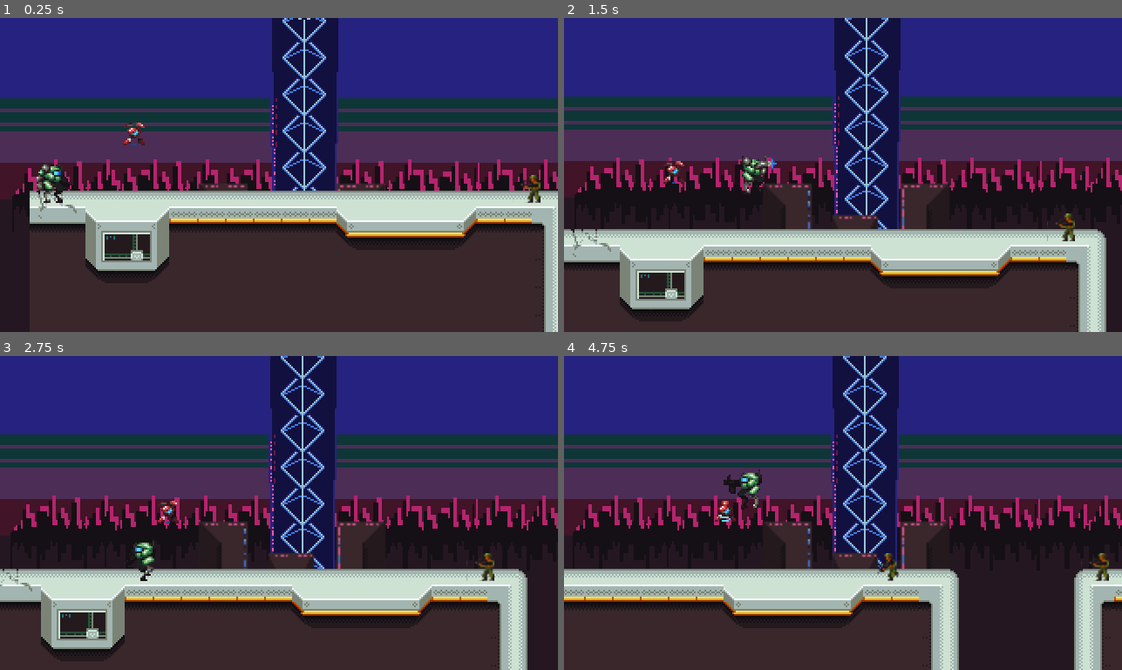
Above: before the commit, frames 1-4 (two rows, left to right).
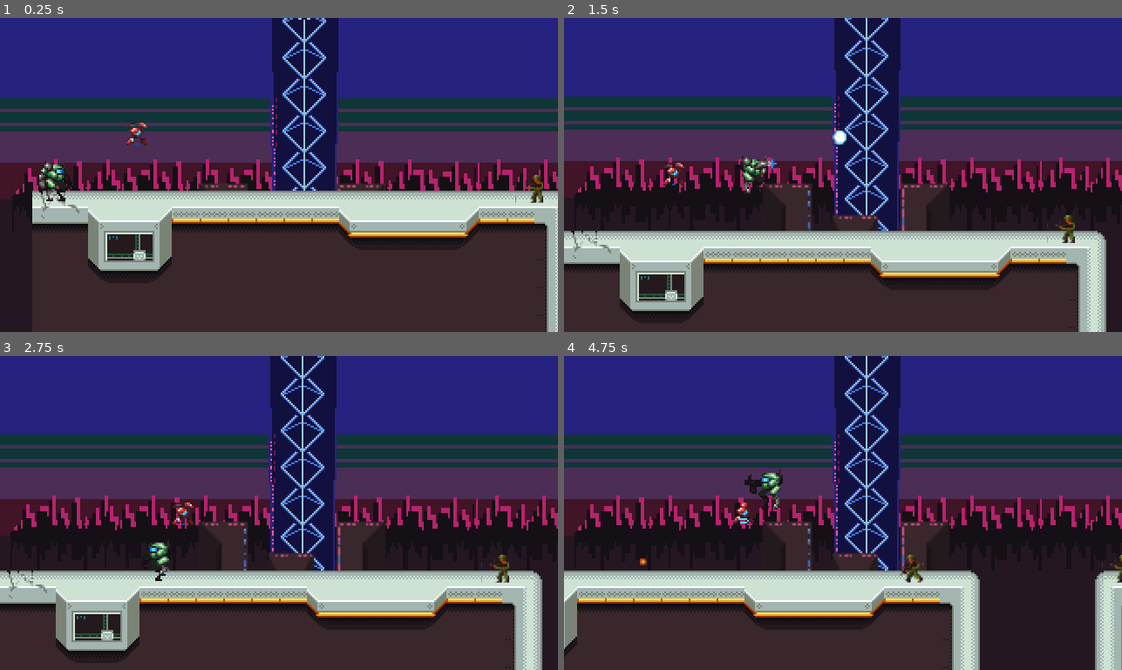
Above: after the commit, the same moments.

Repository: abidjappie/ludem-dare-46
Game: Godot game, scene res://src/scenes/Default_Scene.tscn
Two runs of this game, one before a commit and one after it. Both use one fixed random seed, a clock stepped at 60 frames per second and the inputs below.
Inputs (mouse positions are in pixels of both pictures, inside the frame that each line leads up to):
- Up to frame 1 (0.25 s): no input
- Up to frame 2 (1.5 s): move the mouse to (965, 159) at 0.52 s; hold D (right) from 0.53 s (still down); click (965, 159) at 0.6 s; tap Space (jump) at 0.77 s; move the mouse to (731, 190) at 1.27 s; click (731, 190) at 1.35 s
- Up to frame 3 (2.75 s): tap Space (jump) at 1.52 s; move the mouse to (334, 443) at 2.02 s; release D (right) at 2.03 s; hold A (left) from 2.03 s (still down); click (334, 443) at 2.1 s
- Up to frame 4 (4.75 s): move the mouse to (815, 575) at 2.77 s; release A (left) at 2.78 s; hold D (right) 2.78-4.28 s; click (815, 575) at 2.85 s; tap Space (jump) at 3.02, 3.77, 4.52 s; move the mouse to (1010, 560) at 3.52 s; click (1010, 560) at 3.6 s; move the mouse to (675, 465) at 4.27 s; hold A (left) from 4.28 s (still down); click (675, 465) at 4.35 s

The runs differ from the first frame. In frame 1, 3.4% of the frame differs, in the area x 5-100%, y 33-100%; in frame 2, 6.8%; in frame 3, 10%; in frame 4, 16%, in the area x 0-100%, y 0-100%.

Commit message:
Added player and enemy bullets (#24)
Co-authored-by: Daniel Munday <daniel.munday@sprinthive.com>

Diff:
--- a/src/scenes/Enemy_KinematicBody2D2.tscn
+++ b/src/scenes/Enemy_KinematicBody2D2.tscn
@@ -5,97 +5,97 @@
 
 [sub_resource type="AtlasTexture" id=1]
 atlas = ExtResource( 1 )
-region = Rect2( 32, 48, 16, 16 )
+region = Rect2( 0, 0, 16, 16 )
 
 [sub_resource type="AtlasTexture" id=2]
 atlas = ExtResource( 1 )
-region = Rect2( 48, 48, 16, 16 )
+region = Rect2( 32, 48, 16, 16 )
 
 [sub_resource type="AtlasTexture" id=3]
 atlas = ExtResource( 1 )
-region = Rect2( 0, 64, 16, 16 )
+region = Rect2( 48, 48, 16, 16 )
 
 [sub_resource type="AtlasTexture" id=4]
 atlas = ExtResource( 1 )
-region = Rect2( 16, 64, 16, 16 )
+region = Rect2( 0, 64, 16, 16 )
 
 [sub_resource type="AtlasTexture" id=5]
 atlas = ExtResource( 1 )
-region = Rect2( 32, 64, 16, 16 )
+region = Rect2( 16, 64, 16, 16 )
 
 [sub_resource type="AtlasTexture" id=6]
 atlas = ExtResource( 1 )
-region = Rect2( 16, 32, 16, 16 )
+region = Rect2( 32, 64, 16, 16 )
 
 [sub_resource type="AtlasTexture" id=7]
 atlas = ExtResource( 1 )
-region = Rect2( 32, 32, 16, 16 )
+region = Rect2( 16, 0, 16, 16 )
 
 [sub_resource type="AtlasTexture" id=8]
 atlas = ExtResource( 1 )
-region = Rect2( 48, 32, 16, 16 )
+region = Rect2( 32, 0, 16, 16 )
 
 [sub_resource type="AtlasTexture" id=9]
 atlas = ExtResource( 1 )
-region = Rect2( 0, 48, 16, 16 )
+region = Rect2( 16, 32, 16, 16 )
 
 [sub_resource type="AtlasTexture" id=10]
 atlas = ExtResource( 1 )
-region = Rect2( 16, 48, 16, 16 )
+region = Rect2( 32, 32, 16, 16 )
 
 [sub_resource type="AtlasTexture" id=11]
 atlas = ExtResource( 1 )
-region = Rect2( 48, 0, 16, 16 )
+region = Rect2( 48, 32, 16, 16 )
 
 [sub_resource type="AtlasTexture" id=12]
 atlas = ExtResource( 1 )
-region = Rect2( 0, 16, 16, 16 )
+region = Rect2( 0, 48, 16, 16 )
 
 [sub_resource type="AtlasTexture" id=13]
 atlas = ExtResource( 1 )
-region = Rect2( 16, 16, 16, 16 )
+region = Rect2( 16, 48, 16, 16 )
 
 [sub_resource type="AtlasTexture" id=14]
 atlas = ExtResource( 1 )
-region = Rect2( 32, 16, 16, 16 )
+region = Rect2( 48, 0, 16, 16 )
 
 [sub_resource type="AtlasTexture" id=15]
 atlas = ExtResource( 1 )
-region = Rect2( 0, 0, 16, 16 )
+region = Rect2( 0, 16, 16, 16 )
 
 [sub_resource type="AtlasTexture" id=16]
 atlas = ExtResource( 1 )
-region = Rect2( 16, 0, 16, 16 )
+region = Rect2( 16, 16, 16, 16 )
 
 [sub_resource type="AtlasTexture" id=17]
 atlas = ExtResource( 1 )
-region = Rect2( 32, 0, 16, 16 )
+region = Rect2( 32, 16, 16, 16 )
 
 [sub_resource type="SpriteFrames" id=18]
 animations = [ {
-"frames": [ SubResource( 1 ), SubResource( 2 ), SubResource( 3 ), SubResource( 4 ), SubResource( 5 ) ],
+"frames": [ SubResource( 1 ) ],
+"loop": true,
+"name": "Idle",
+"speed": 5.0
+}, {
+"frames": [ SubResource( 2 ), SubResource( 3 ), SubResource( 4 ), SubResource( 5 ), SubResource( 6 ) ],
 "loop": true,
 "name": "Death2",
 "speed": 5.0
 }, {
-"frames": [ SubResource( 6 ), SubResource( 7 ), SubResource( 8 ), SubResource( 9 ), SubResource( 10 ) ],
+"frames": [ SubResource( 7 ), SubResource( 8 ) ],
+"loop": true,
+"name": "Fire",
+"speed": 5.0
+}, {
+"frames": [ SubResource( 9 ), SubResource( 10 ), SubResource( 11 ), SubResource( 12 ), SubResource( 13 ) ],
 "loop": true,
 "name": "Death1",
 "speed": 5.0
 }, {
-"frames": [ SubResource( 11 ), SubResource( 12 ), SubResource( 13 ), SubResource( 14 ) ],
+"frames": [ SubResource( 14 ), SubResource( 15 ), SubResource( 16 ), SubResource( 17 ) ],
 "loop": true,
 "name": "Running",
-"speed": 5.0
-}, {
-"frames": [ SubResource( 15 ) ],
-"loop": true,
-"name": "Idle",
-"speed": 5.0
-}, {
-"frames": [ SubResource( 16 ), SubResource( 17 ) ],
-"loop": true,
-"name": "Fire",
 "speed": 5.0
 } ]
 
--- a/src/scenes/Player_KinematicBody2D.tscn
+++ b/src/scenes/Player_KinematicBody2D.tscn
@@ -22,59 +22,59 @@
 
 [sub_resource type="AtlasTexture" id=5]
 atlas = ExtResource( 3 )
+region = Rect2( 0, 168, 32, 24 )
+
+[sub_resource type="AtlasTexture" id=6]
+atlas = ExtResource( 3 )
+region = Rect2( 0, 192, 32, 24 )
+
+[sub_resource type="AtlasTexture" id=7]
+atlas = ExtResource( 3 )
+region = Rect2( 0, 216, 32, 24 )
+
+[sub_resource type="AtlasTexture" id=8]
+atlas = ExtResource( 3 )
+region = Rect2( 0, 240, 32, 24 )
+
+[sub_resource type="AtlasTexture" id=9]
+atlas = ExtResource( 3 )
+region = Rect2( 0, 264, 32, 24 )
+
+[sub_resource type="AtlasTexture" id=10]
+atlas = ExtResource( 3 )
+region = Rect2( 0, 288, 32, 24 )
+
+[sub_resource type="AtlasTexture" id=11]
+atlas = ExtResource( 3 )
+region = Rect2( 0, 312, 32, 24 )
+
+[sub_resource type="AtlasTexture" id=12]
+atlas = ExtResource( 3 )
+region = Rect2( 0, 336, 32, 24 )
+
+[sub_resource type="AtlasTexture" id=13]
+atlas = ExtResource( 3 )
+region = Rect2( 0, 360, 32, 24 )
+
+[sub_resource type="AtlasTexture" id=14]
+atlas = ExtResource( 3 )
+region = Rect2( 0, 384, 32, 24 )
+
+[sub_resource type="AtlasTexture" id=15]
+atlas = ExtResource( 3 )
 region = Rect2( 0, 72, 32, 24 )
 
-[sub_resource type="AtlasTexture" id=6]
+[sub_resource type="AtlasTexture" id=16]
 atlas = ExtResource( 3 )
 region = Rect2( 0, 96, 32, 24 )
 
-[sub_resource type="AtlasTexture" id=7]
+[sub_resource type="AtlasTexture" id=17]
 atlas = ExtResource( 3 )
 region = Rect2( 0, 120, 32, 24 )
 
-[sub_resource type="AtlasTexture" id=8]
+[sub_resource type="AtlasTexture" id=18]
 atlas = ExtResource( 3 )
 region = Rect2( 0, 144, 32, 24 )
-
-[sub_resource type="AtlasTexture" id=9]
-atlas = ExtResource( 3 )
-region = Rect2( 0, 168, 32, 24 )
-
-[sub_resource type="AtlasTexture" id=10]
-atlas = ExtResource( 3 )
-region = Rect2( 0, 192, 32, 24 )
-
-[sub_resource type="AtlasTexture" id=11]
-atlas = ExtResource( 3 )
-region = Rect2( 0, 216, 32, 24 )
-
-[sub_resource type="AtlasTexture" id=12]
-atlas = ExtResource( 3 )
-region = Rect2( 0, 240, 32, 24 )
-
-[sub_resource type="AtlasTexture" id=13]
-atlas = ExtResource( 3 )
-region = Rect2( 0, 264, 32, 24 )
-
-[sub_resource type="AtlasTexture" id=14]
-atlas = ExtResource( 3 )
-region = Rect2( 0, 288, 32, 24 )
-
-[sub_resource type="AtlasTexture" id=15]
-atlas = ExtResource( 3 )
-region = Rect2( 0, 312, 32, 24 )
-
-[sub_resource type="AtlasTexture" id=16]
-atlas = ExtResource( 3 )
-region = Rect2( 0, 336, 32, 24 )
-
-[sub_resource type="AtlasTexture" id=17]
-atlas = ExtResource( 3 )
-region = Rect2( 0, 360, 32, 24 )
-
-[sub_resource type="AtlasTexture" id=18]
-atlas = ExtResource( 3 )
-region = Rect2( 0, 384, 32, 24 )
 
 [sub_resource type="SpriteFrames" id=19]
 animations = [ {
@@ -83,15 +83,15 @@
 "name": "idle",
 "speed": 5.0
 }, {
-"frames": [ SubResource( 5 ), SubResource( 6 ), SubResource( 7 ), SubResource( 8 ) ],
+"frames": [ SubResource( 5 ), SubResource( 6 ), SubResource( 7 ), SubResource( 8 ), SubResource( 9 ), SubResource( 10 ), SubResource( 11 ), SubResource( 12 ), SubResource( 13 ), SubResource( 14 ) ],
+"loop": true,
+"name": "Walk",
+"speed": 5.0
+}, {
+"frames": [ SubResource( 15 ), SubResource( 16 ), SubResource( 17 ), SubResource( 18 ) ],
 "loop": true,
 "name": "Jump",
 "speed": 5.0
-}, {
-"frames": [ SubResource( 9 ), SubResource( 10 ), SubResource( 11 ), SubResource( 12 ), SubResource( 13 ), SubResource( 14 ), SubResource( 15 ), SubResource( 16 ), SubResource( 17 ), SubResource( 18 ) ],
-"loop": true,
-"name": "Walk",
-"speed": 5.0
 } ]
 
 [sub_resource type="AtlasTexture" id=20]
@@ -100,27 +100,27 @@
 
 [sub_resource type="AtlasTexture" id=21]
 atlas = ExtResource( 2 )
+region = Rect2( 0, 96, 24, 24 )
+
+[sub_resource type="AtlasTexture" id=22]
+atlas = ExtResource( 2 )
+region = Rect2( 0, 120, 24, 24 )
+
+[sub_resource type="AtlasTexture" id=23]
+atlas = ExtResource( 2 )
+region = Rect2( 0, 144, 24, 24 )
+
+[sub_resource type="AtlasTexture" id=24]
+atlas = ExtResource( 2 )
 region = Rect2( 0, 24, 24, 24 )
 
-[sub_resource type="AtlasTexture" id=22]
+[sub_resource type="AtlasTexture" id=25]
 atlas = ExtResource( 2 )
 region = Rect2( 0, 48, 24, 24 )
 
-[sub_resource type="AtlasTexture" id=23]
+[sub_resource type="AtlasTexture" id=26]
 atlas = ExtResource( 2 )
 region = Rect2( 0, 72, 24, 24 )
-
-[sub_resource type="AtlasTexture" id=24]
-atlas = ExtResource( 2 )
-region = Rect2( 0, 96, 24, 24 )
-
-[sub_resource type="AtlasTexture" id=25]
-atlas = ExtResource( 2 )
-region = Rect2( 0, 120, 24, 24 )
-
-[sub_resource type="AtlasTexture" id=26]
-atlas = ExtResource( 2 )
-region = Rect2( 0, 144, 24, 24 )
 
 [sub_resource type="SpriteFrames" id=27]
 animations = [ {
@@ -131,13 +131,13 @@
 }, {
 "frames": [ SubResource( 21 ), SubResource( 22 ), SubResource( 23 ) ],
 "loop": false,
+"name": "Return",
+"speed": 5.0
+}, {
+"frames": [ SubResource( 24 ), SubResource( 25 ), SubResource( 26 ) ],
+"loop": false,
 "name": "Fire",
 "speed": 5.0
-}, {
-"frames": [ SubResource( 24 ), SubResource( 25 ), SubResource( 26 ) ],
-"loop": false,
-"name": "Return",
-"speed": 5.0
 } ]
 
 [sub_resource type="AtlasTexture" id=28]
@@ -146,27 +146,27 @@
 
 [sub_resource type="AtlasTexture" id=29]
 atlas = ExtResource( 1 )
+region = Rect2( 0, 96, 24, 24 )
+
+[sub_resource type="AtlasTexture" id=30]
+atlas = ExtResource( 1 )
+region = Rect2( 0, 120, 24, 24 )
+
+[sub_resource type="AtlasTexture" id=31]
+atlas = ExtResource( 1 )
+region = Rect2( 0, 144, 24, 24 )
+
+[sub_resource type="AtlasTexture" id=32]
+atlas = ExtResource( 1 )
 region = Rect2( 0, 24, 24, 24 )
 
-[sub_resource type="AtlasTexture" id=30]
+[sub_resource type="AtlasTexture" id=33]
 atlas = ExtResource( 1 )
 region = Rect2( 0, 48, 24, 24 )
 
-[sub_resource type="AtlasTexture" id=31]
+[sub_resource type="AtlasTexture" id=34]
 atlas = ExtResource( 1 )
 region = Rect2( 0, 72, 24, 24 )
-
-[sub_resource type="AtlasTexture" id=32]
-atlas = ExtResource( 1 )
-region = Rect2( 0, 96, 24, 24 )
-
-[sub_resource type="AtlasTexture" id=33]
-atlas = ExtResource( 1 )
-region = Rect2( 0, 120, 24, 24 )
-
-[sub_resource type="AtlasTexture" id=34]
-atlas = ExtResource( 1 )
-region = Rect2( 0, 144, 24, 24 )
 
 [sub_resource type="SpriteFrames" id=35]
 animations = [ {
@@ -177,17 +177,17 @@
 }, {
 "frames": [ SubResource( 29 ), SubResource( 30 ), SubResource( 31 ) ],
 "loop": false,
+"name": "Return",
+"speed": 5.0
+}, {
+"frames": [ SubResource( 32 ), SubResource( 33 ), SubResource( 34 ) ],
+"loop": false,
 "name": "Fire",
 "speed": 5.0
-}, {
-"frames": [ SubResource( 32 ), SubResource( 33 ), SubResource( 34 ) ],
-"loop": false,
-"name": "Return",
-"speed": 5.0
 } ]
 
-[sub_resource type="RectangleShape2D" id=36]
-extents = Vector2( 4, 11 )
+[sub_resource type="CircleShape2D" id=36]
+radius = 12.0416
 
 [node name="Player_KinematicBody2D" type="KinematicBody2D"]
 position = Vector2( 12, 424 )
@@ -195,7 +195,7 @@
 script = ExtResource( 5 )
 
 [node name="Pivot" type="Position2D" parent="."]
-position = Vector2( 40, 0 )
+position = Vector2( 28, 0 )
 script = ExtResource( 4 )
 
 [node name="CameraOffset" type="Position2D" parent="Pivot"]
--- a/src/scenes/bullet.tscn
+++ b/src/scenes/bullet.tscn
@@ -4,61 +4,65 @@
 [ext_resource path="res://src/assets/Player/PlayerShot.png" type="Texture" id=2]
 [ext_resource path="res://src/assets/Projectilesv1.png" type="Texture" id=3]
 
-[sub_resource type="AtlasTexture" id=6]
+[sub_resource type="AtlasTexture" id=1]
 atlas = ExtResource( 3 )
 region = Rect2( 0, 0, 4, 4 )
 
-[sub_resource type="AtlasTexture" id=7]
+[sub_resource type="AtlasTexture" id=2]
 atlas = ExtResource( 3 )
 region = Rect2( 4, 0, 4, 4 )
 
-[sub_resource type="AtlasTexture" id=8]
+[sub_resource type="AtlasTexture" id=3]
 atlas = ExtResource( 3 )
 region = Rect2( 8, 0, 4, 4 )
 
-[sub_resource type="AtlasTexture" id=9]
+[sub_resource type="AtlasTexture" id=4]
 atlas = ExtResource( 3 )
 region = Rect2( 12, 0, 4, 4 )
 
-[sub_resource type="AtlasTexture" id=1]
+[sub_resource type="AtlasTexture" id=5]
+flags = 4
 atlas = ExtResource( 2 )
 region = Rect2( 0, 0, 8, 8 )
 
-[sub_resource type="AtlasTexture" id=2]
+[sub_resource type="AtlasTexture" id=6]
+flags = 4
 atlas = ExtResource( 2 )
 region = Rect2( 8, 0, 8, 8 )
 
-[sub_resource type="AtlasTexture" id=3]
+[sub_resource type="AtlasTexture" id=7]
+flags = 4
 atlas = ExtResource( 2 )
 region = Rect2( 16, 0, 8, 8 )
 
-[sub_resource type="AtlasTexture" id=4]
+[sub_resource type="AtlasTexture" id=8]
+flags = 4
 atlas = ExtResource( 2 )
 region = Rect2( 24, 0, 8, 8 )
 
-[sub_resource type="SpriteFrames" id=5]
+[sub_resource type="SpriteFrames" id=9]
 animations = [ {
-"frames": [ SubResource( 6 ), SubResource( 7 ), SubResource( 8 ), SubResource( 9 ) ],
+"frames": [ SubResource( 1 ), SubResource( 2 ), SubResource( 3 ), SubResource( 4 ) ],
 "loop": true,
 "name": "bullet",
 "speed": 5.0
 }, {
-"frames": [ SubResource( 1 ), SubResource( 2 ), SubResource( 3 ), SubResource( 4 ) ],
+"frames": [ SubResource( 5 ), SubResource( 6 ), SubResource( 7 ), SubResource( 8 ) ],
 "loop": true,
 "name": "player_bullet",
 "speed": 5.0
 } ]
 
 [sub_resource type="RectangleShape2D" id=10]
-extents = Vector2( 2, 2 )
+extents = Vector2( 4, 4 )
 
 [node name="bullet" type="Area2D"]
 script = ExtResource( 1 )
 
 [node name="AnimatedSprite" type="AnimatedSprite" parent="."]
-frames = SubResource( 5 )
-animation = "bullet"
-frame = 3
+frames = SubResource( 9 )
+animation = "player_bullet"
+frame = 1
 playing = true
 
 [node name="VisibilityNotifier2D" type="VisibilityNotifier2D" parent="."]
--- /dev/null
+++ b/src/scenes/bullet_inherited_scene.tscn
@@ -0,0 +1,11 @@
+[gd_scene load_steps=2 format=2]
+
+[ext_resource path="res://src/scenes/bullet.tscn" type="PackedScene" id=1]
+
+[node name="bullet" instance=ExtResource( 1 )]
+
+[node name="AnimatedSprite" parent="." index="0"]
+frame = 0
+
+[node name="VisibilityNotifier2D" parent="." index="1"]
+rect = Rect2( -4, -4, 8, 8 )
--- a/src/scripts/EnemyController.gd
+++ b/src/scripts/EnemyController.gd
@@ -5,10 +5,15 @@
 const STOP_FORCE = 800
 const JUMP_SPEED = 400
 const GRAVITY = 700
+const BULLET_SPEED = 400
 
 var animation = ['Idle', 'Running', 'Fire', 'Death']
 var velocity = Vector2()
 var player
+
+var shooting = false
+
+const scn_bullet = preload("res://src/scenes/bullet.tscn")
 
 func _ready():
 	player = get_node("../Player_KinematicBody2D")
@@ -43,9 +48,14 @@
 			$AnimatedSprite.flip_h = true
 			$AnimatedSprite.set_offset(Vector2(-3, 0))
 		velocity.x = 0
+		if ($AnimatedSprite.get_frame() == 1 and !shooting):
+			shoot()
+		elif ($AnimatedSprite.get_frame() == 0):
+			shooting = false
 		if ($AnimatedSprite.animation != "Fire"):
 				$AnimatedSprite.animation = "Fire"
 				$AnimatedSprite.play()
+				$AnimatedSprite.set_speed_scale(0.75)
 	else:
 		velocity.x = 0
 		$AnimatedSprite.animation = "Idle"
@@ -60,3 +70,15 @@
 	velocity = move_and_slide_with_snap(velocity, Vector2.DOWN, Vector2.UP)
 
 	position += velocity * delta
+
+func shoot():
+	shooting = true
+	var bullet = scn_bullet.instance()
+	bullet.get_node("AnimatedSprite").animation = "bullet"
+	bullet.position = get_node(".").position
+	bullet.position.y -= 4
+	if $AnimatedSprite.flip_h:
+		bullet.velocity.x = -BULLET_SPEED
+	else:
+		bullet.velocity.x = BULLET_SPEED
+	$'..'.add_child(bullet)
--- a/src/scripts/Player_Movement.gd
+++ b/src/scripts/Player_Movement.gd
@@ -3,7 +3,10 @@
 const WALK_SPEED = 100
 const JUMP_SPEED = 270
 const GRAVITY = 650
+const BULLET_SPEED = 400
+const BULLET_SPAWN_OFFSET = 16
 
+const scn_bullet = preload("res://src/scenes/bullet.tscn")
 # the direction the player is looking
 var look_direction = Vector2(1,0)
 
@@ -16,6 +19,16 @@
 
 func shoot():
 	if Input.is_action_just_pressed("shoot"):
+		var bullet = scn_bullet.instance()
+		bullet.position = get_node(".").position
+		bullet.position.y -= 4
+		if $body.flip_h:
+			bullet.position.x -= BULLET_SPAWN_OFFSET
+			bullet.velocity.x = -BULLET_SPEED
+		else:
+			bullet.position.x += BULLET_SPAWN_OFFSET
+			bullet.velocity.x = BULLET_SPEED
+		$'..'.add_child(bullet)
 		if $armFront.visible:
 			$armFront.play("Fire")
 			yield($armFront, "animation_finished")
--- a/src/scripts/bullet.gd
+++ b/src/scripts/bullet.gd
@@ -2,12 +2,13 @@
 
 # apply a velocity
 export var velocity = Vector2()
+
 # Called when the node enters the scene tree for the first time.
+
 func _ready():
 	set_process(true)
-	yield(get_node("VisibilityNotifier2D"), "exit_screen")
+	yield(get_node("VisibilityNotifier2D"), "screen_exited")
 	queue_free() # destroy bullet
-	pass # Replace with function body.
 
 func _process(delta):
 	translate(velocity * delta)
